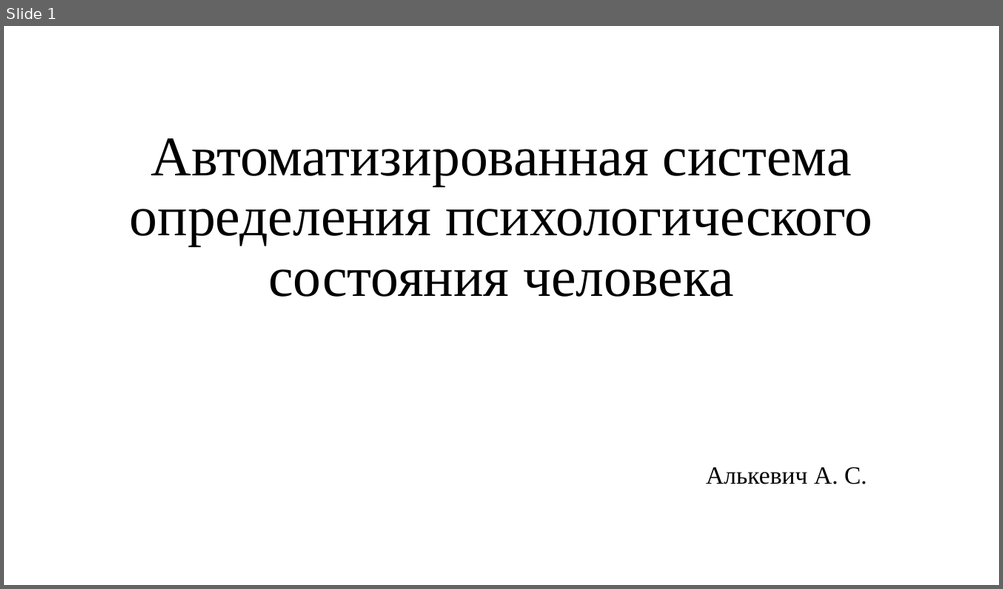
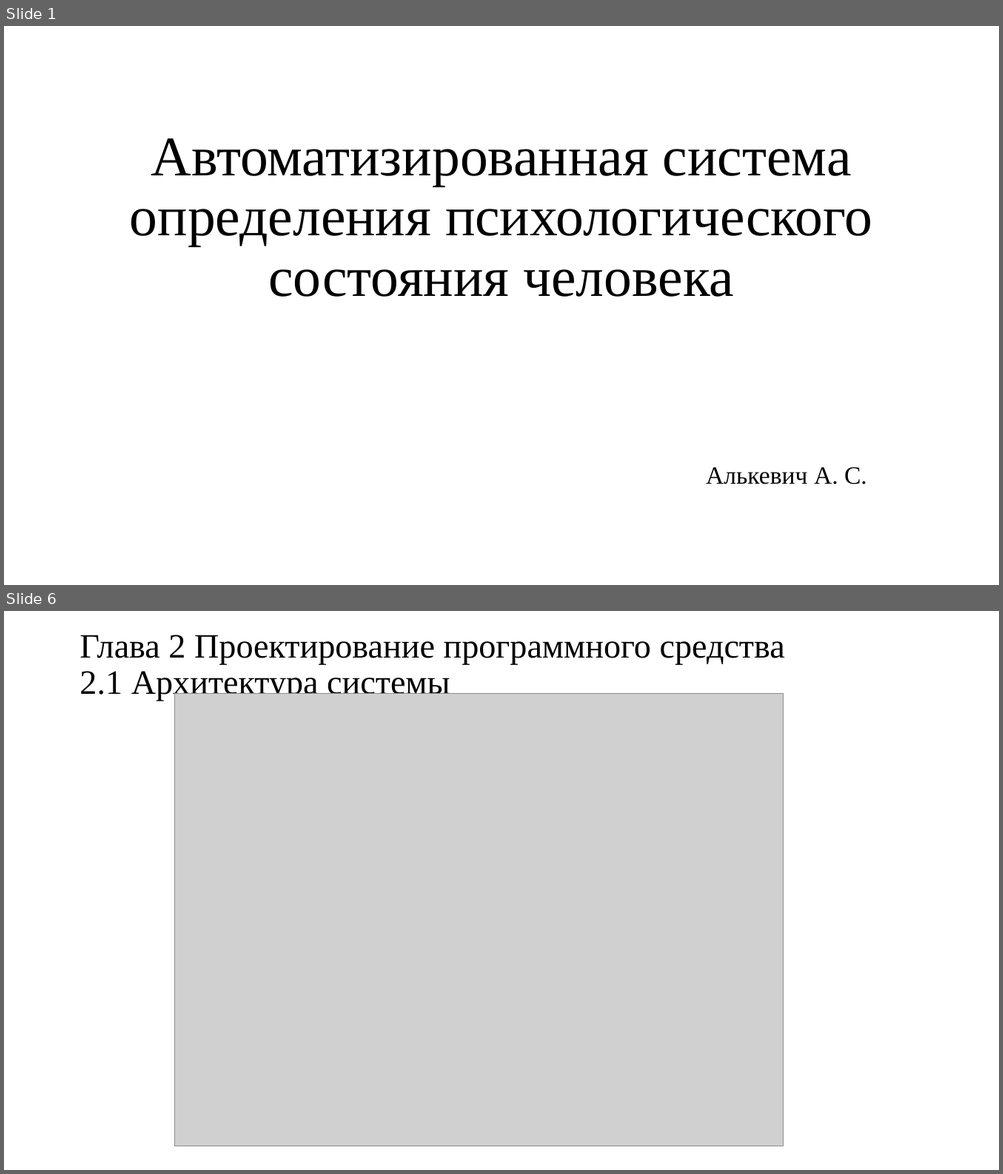
Before and after one commit to Wideweb/-digital-psychology-docs, a slide deck: Алькевич А.С/Презентация.pptx. Shown one above the other, each under a label of ours: slide 1 before the commit, slides 1 and 6 after it; the slides between them are not shown. The pictures are 1003x589 and 1003x1174 pixels, drawn with LibreOffice and Linux fonts; fonts in the diff are those of the drawing; grey boxes stand for pictures. Boxes give left, top, right and bottom in pixels: in the first picture for what was removed or moved away, otherwise in the second. Text is boxed around its words. In the diff, an @@ line names an element or a change of style, - is before the commit and + after.

```diff
--- a/Алькевич А.С/Презентация.pptx
+++ b/Алькевич А.С/Презентация.pptx
@@ slide 6 added at bbox=[4, 611, 999, 1170], background #FFFFFF @@
@@ title added at bbox=[79, 635, 785, 701], 33 pt, text #000000 @@
+Глава 2 Проектирование программного средства
+2.1 Архитектура системы
@@ picture added at bbox=[175, 693, 783, 1146] @@
```
Also in this commit, not shown: 3 slides changed, 16 other slides added, 3 slides removed, 7 other files.
